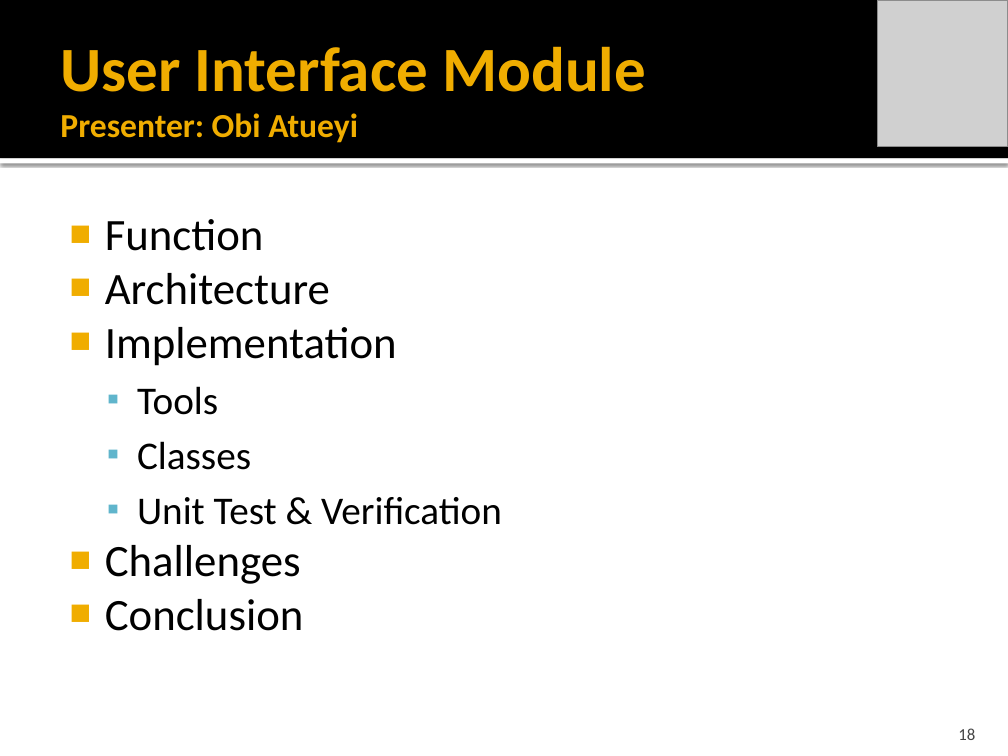
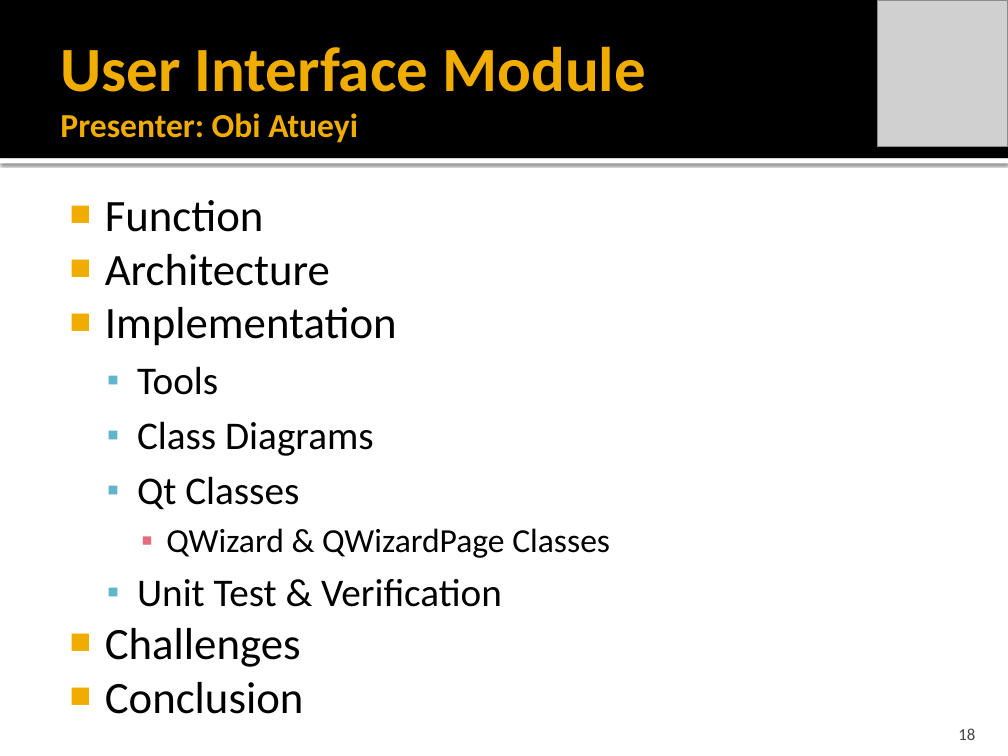
Before and after one commit to idxExtropy/duel-reality, a slide deck: slide 18 of Docs/DUEL REALITY .pptx. Drawn at 1008x756 pixels with LibreOffice and Linux fonts; fonts in the diff are those of the drawing; grey boxes stand for pictures. Boxes give left, top, right and bottom in pixels: in the first picture for what was removed or moved away, otherwise in the second. Text is boxed around its words. In the diff, an @@ line names an element or a change of style, - is before the commit and + after.

```diff
--- a/Docs/DUEL REALITY .pptx
+++ b/Docs/DUEL REALITY .pptx
@@ text "Function": place and size @@
-text "Function" at (105, 219, 502, 631)
+text "Function" at (105, 200, 610, 714)
@@ text at (137, 421, 610, 558): text changed; size 28 to 24 pt @@
-  ▪ Classes
+  ▪ Class Diagrams
+  ▪ Qt Classes
+    ▪ QWizard & QWizardPage Classes
```
Also in this commit, not shown: 5 other slides changed, 3 slides added, 4 slides removed, 16 other files.
